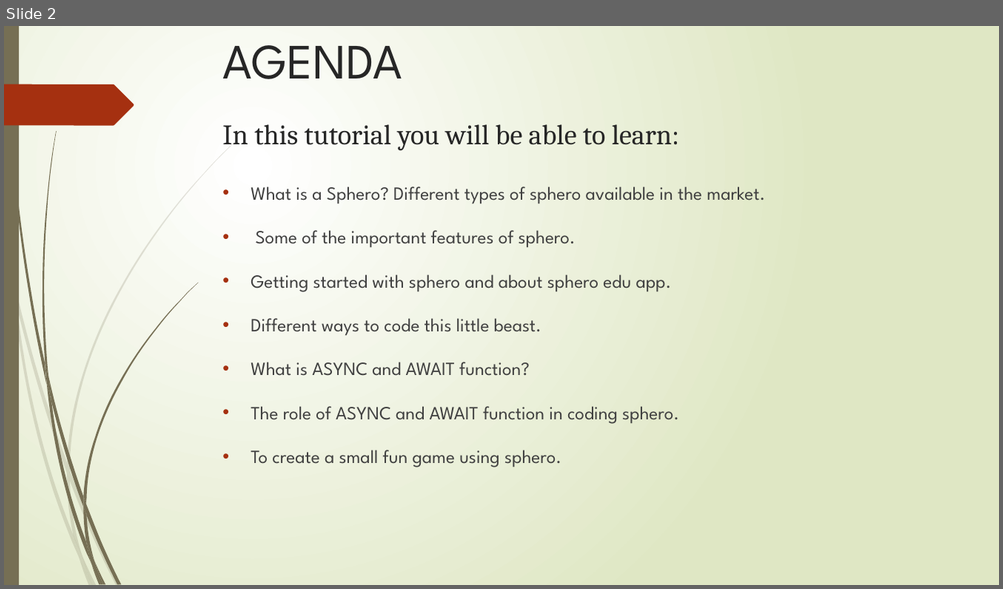
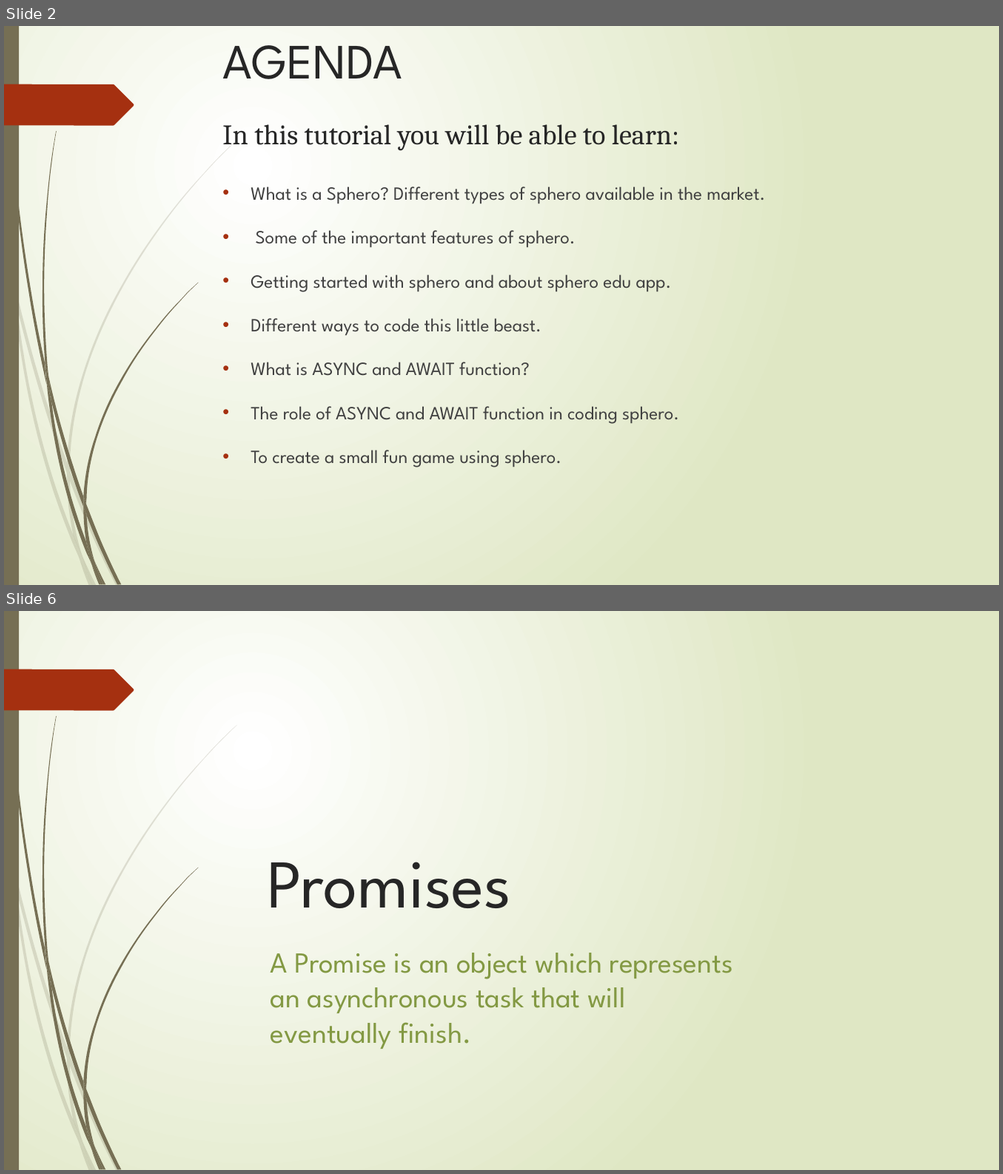
Before and after one commit to AnkitPrakash687/sphero_tutorial, a slide deck: SPHERO.pptx. Shown one above the other, each under a label of ours: slide 2 before the commit, slides 2 and 6 after it; the slides between them are not shown. The pictures are 1003x589 and 1003x1174 pixels, drawn with LibreOffice and Linux fonts; fonts in the diff are those of the drawing. Boxes give left, top, right and bottom in pixels: in the first picture for what was removed or moved away, otherwise in the second. Text is boxed around its words. In the diff, an @@ line names an element or a change of style, - is before the commit and + after.

```diff
--- a/SPHERO.pptx
+++ b/SPHERO.pptx
@@ slide 6 added at (x1=4, y1=611, x2=999, y2=1170), background gradient #FFFFFF to #DFE8C4; not listed: 24 template elements that a slide beside it also shows @@
@@ title added at (x1=267, y1=862, x2=512, y2=908), 66 pt, text #262626 @@
+Promises
@@ text added at (x1=270, y1=953, x2=733, y2=1049), 28 pt, text #839943 @@
+A Promise is an object which represents an asynchronous task that will eventually finish.
```
Also in this commit, not shown: 4 slides changed, 5 other slides added, 2 slides removed.
